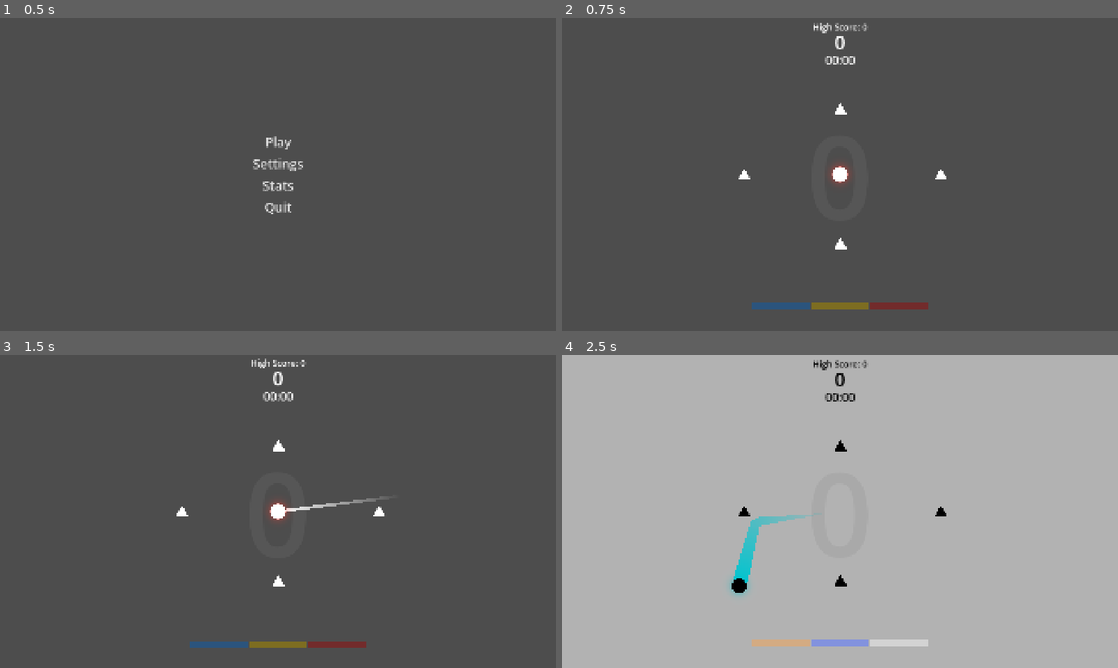
Above: before the commit, frames 1-4 (two rows, left to right).
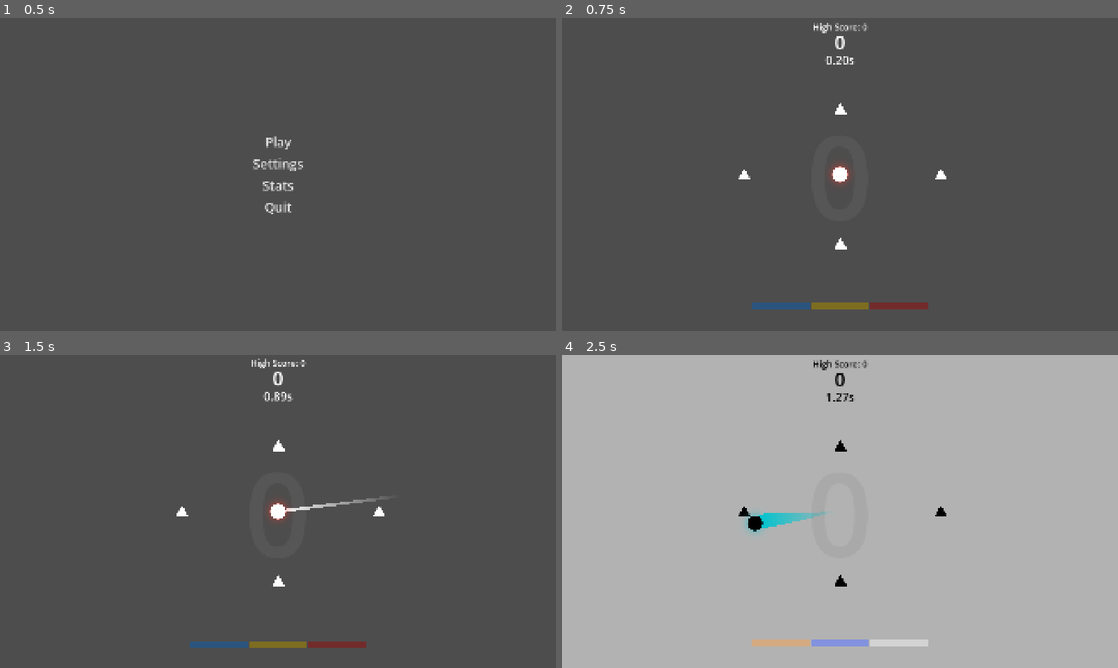
Above: after the commit, the same moments.

Repository: Yumei1010/Ball
Game: Godot game, scene res://scene/main_menu.tscn
Same seed, same stepped clock (60 frames per second), same inputs: the game is played once before the commit and once after it.
Inputs (mouse positions are in pixels of both pictures, inside the frame that each line leads up to):
- Up to frame 1 (0.5 s): no input
- Up to frame 2 (0.75 s): click "Play" at 0.5 s
- Up to frame 3 (1.5 s): move the mouse to (400, 495) at 1.27 s; click (400, 495) at 1.42 s
- Up to frame 4 (2.5 s): click (840, 480) at 2 s, where only the run before the commit has a clickable "Resume"

Frame 1 is identical in both runs. In frame 2, 0.1% of the frame differs, in the area x 47-53%, y 12-15%; in frame 3, 0.1%; in frame 4, 1.1%, in the area x 30-53%, y 12-78%.
Error before the commit: Parse Error: Cannot infer the type of "combo_multiplier" variable because the value doesn't have a set type. (res://script/other/enemy_spawner.gd:70)

Commit message:
fix: combo_multiplier := 类型推断失败，改显式 float
Co-Authored-By: Claude Opus 4.7 <noreply@anthropic.com>

Diff:
--- a/script/other/enemy_spawner.gd
+++ b/script/other/enemy_spawner.gd
@@ -67,7 +67,7 @@
 
 
 func add_score(base_score: int, combo: int, position: Vector2) -> void:
-	var combo_multiplier := 1.0 + min(0.05 * combo, 1.0)
+	var combo_multiplier: float = 1.0 + min(0.05 * combo, 1.0)
 	var final_score := int(base_score * combo_multiplier)
 	current_score += final_score
 	kills_this_run += 1
